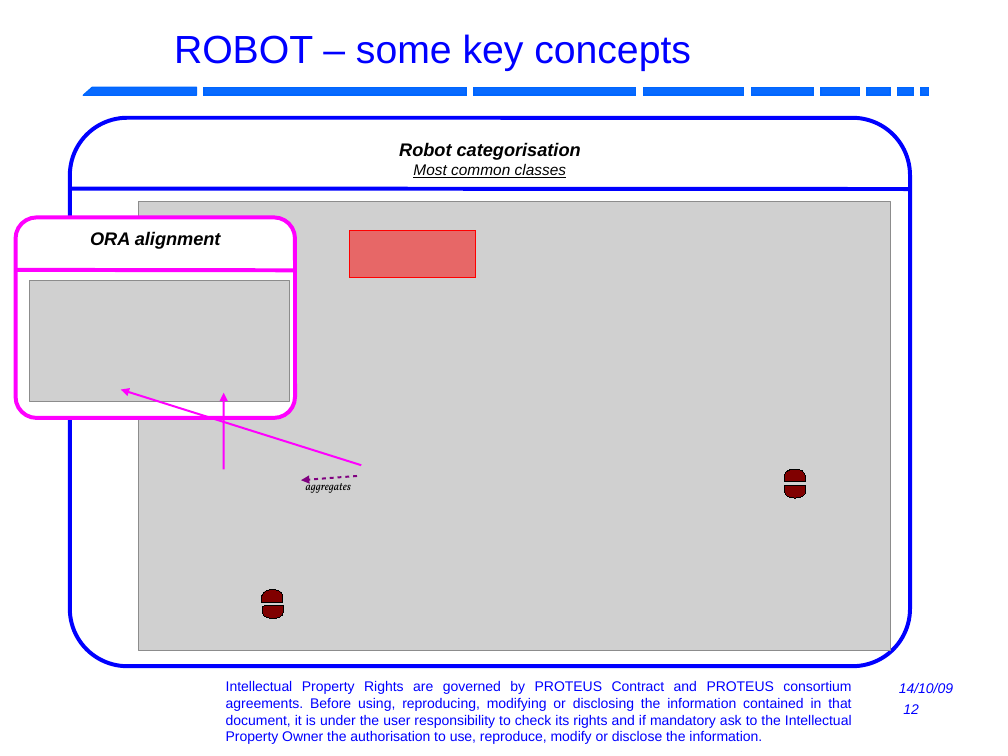
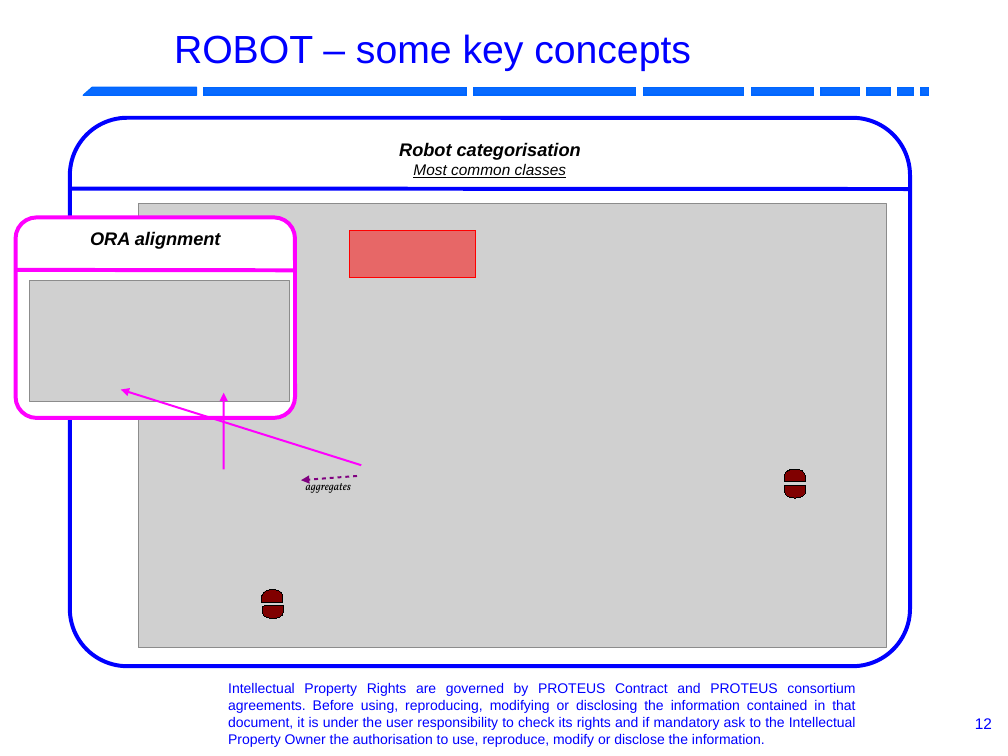
Before and after one commit to RobotML/RobotML, a slide deck: slide 12 of Ontologies/ORA/Meetings/20131103-IROS-Tokyo/R4.1.6-P5.9-ARoboticOntology.odp. Drawn at 1008x756 pixels with LibreOffice and Linux fonts; fonts in the diff are those of the drawing; grey boxes stand for pictures; background and template pictures are left out. Boxes give left, top, right and bottom in pixels: in the first picture for what was removed or moved away, otherwise in the second. Text is boxed around its words. In the diff, an @@ line names an element or a change of style, - is before the commit and + after.

Commit message:
work session to adapt presentation to mac before presentation addition of pdf file for safety

```diff
--- a/Ontologies/ORA/Meetings/20131103-IROS-Tokyo/R4.1.6-P5.9-ARoboticOntology.odp
+++ b/Ontologies/ORA/Meetings/20131103-IROS-Tokyo/R4.1.6-P5.9-ARoboticOntology.odp
@@ picture: place and size @@
-picture at [139,202,891,651]
+picture at [138,204,887,647]
@@ text "Intellectual Property Rights are governed ...": place and size @@
-text "Intellectual Property Rights are governed ..." at [226,681,852,744]
+text "Intellectual Property Rights are governed ..." at [228,683,856,747]
@@ text removed at [899,683,953,693] @@
-14/10/09
@@ page number removed at [903,704,919,714] @@
-12
@@ page number added at [975,718,992,729], 11 pt, text #0000FF @@
+12
```
Also in this commit, not shown: 9 other slides changed, 16 slides removed, 1 other file.
